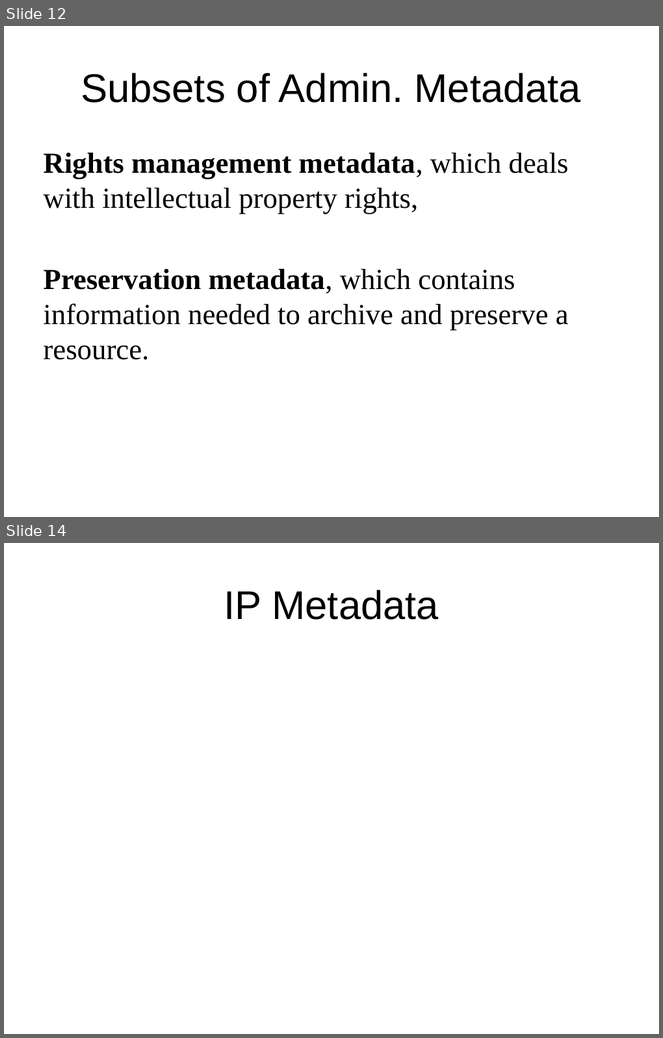
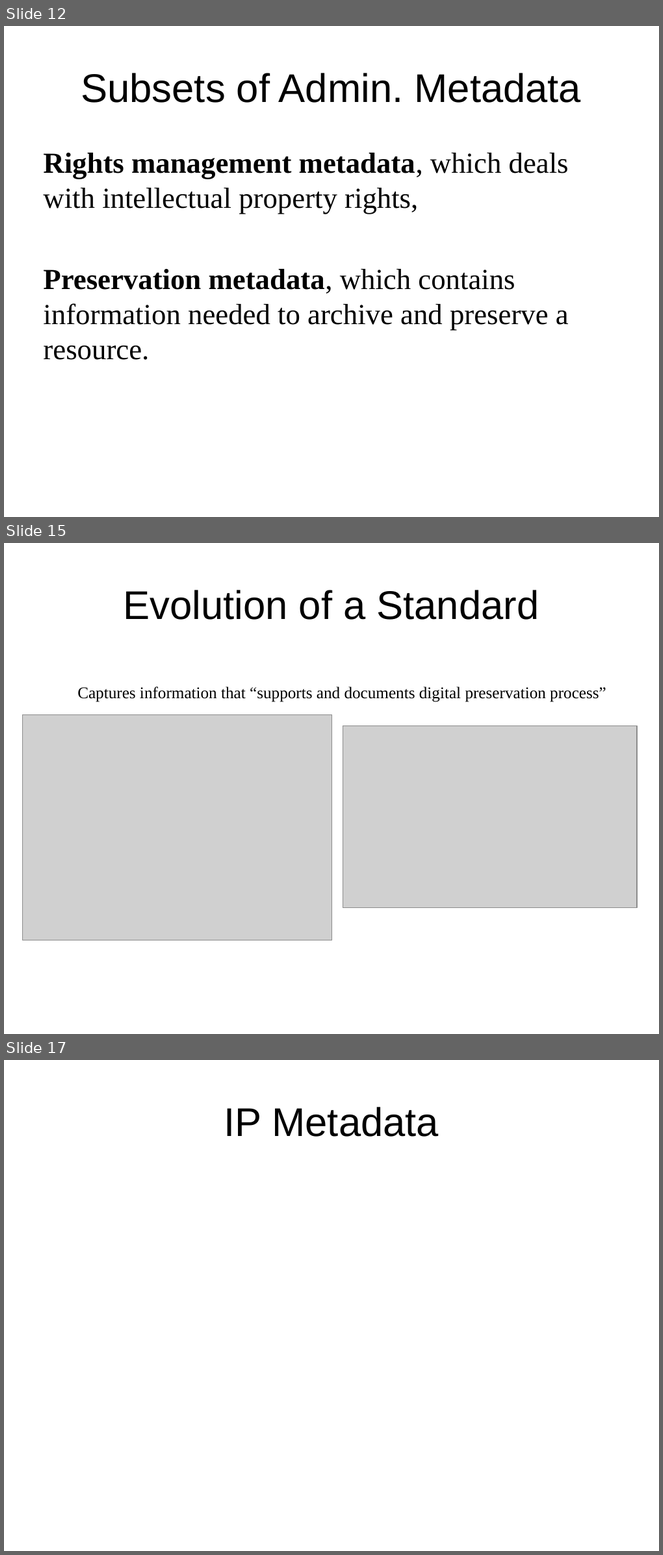
Before and after one commit to DataCurationWorkshop/HongKongCurationWorkshop, a slide deck: Day_2/Day_2_Lectures/Day_2_Metadata_Intro.pptx. Shown one above the other, each under a label of ours: slides 12 and 14 before the commit, slides 12, 15 and 17 after it; the slides between them are not shown. The pictures are 663x1038 and 663x1555 pixels, drawn with LibreOffice and Linux fonts; fonts in the diff are those of the drawing; grey boxes stand for pictures; background and template pictures are left out. Boxes give left, top, right and bottom in pixels: in the first picture for what was removed or moved away, otherwise in the second. Text is boxed around its words. In the diff, an @@ line names an element or a change of style, - is before the commit and + after.

```diff
--- a/Day_2/Day_2_Lectures/Day_2_Metadata_Intro.pptx
+++ b/Day_2/Day_2_Lectures/Day_2_Metadata_Intro.pptx
@@ slide 15 added at (4, 543, 659, 1034), background #FFFFFF @@
@@ title added at (124, 590, 539, 620), 44 pt, text #000000 @@
+Evolution of a Standard
@@ text added at (77, 687, 607, 702), 18 pt, text #000000 @@
+Captures information that “supports and documents digital preservation process”
@@ picture added at (22, 715, 332, 941) @@
@@ picture added at (343, 726, 637, 908) @@
@@ what was slide 14 is now slide 17 @@
```
Also in this commit, not shown: 1 slide changed, 2 other slides added, 5 other files.
